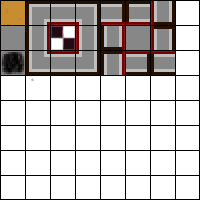
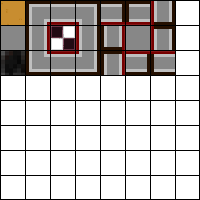
Layer changes from the first 200×200 image to the second:
painted on "Calque 3" over [1, 51, 34, 81]
